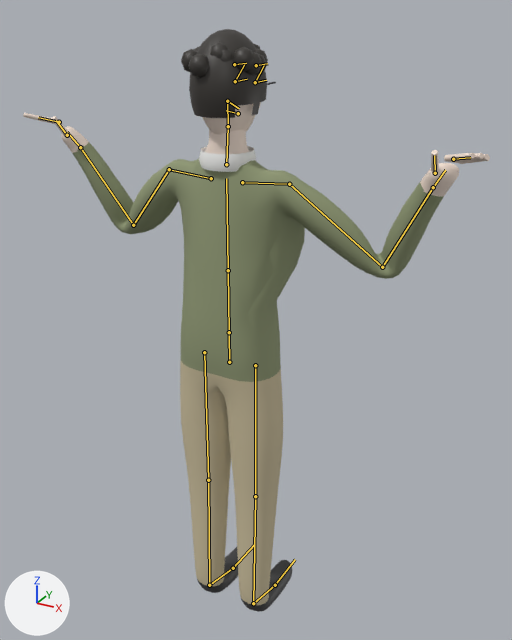
The glTF model characters/dale.glb, before and after one commit.
Rendered twice from a 50 mm camera at (0.903, -1.493, 1.804) aimed at (0.013, 0.125, 0.996). Arrows for +X, +Y and +Z are at lower left; the lights stay in place. The older version comes first. Both versions are drawn at frame 0 of the action 'arms_cross'; the numbers are the values there. The bones that change, and the others that lie on the model, are drawn over the model as lines.

Names of what the first picture shows: 'dale_Mesh'.
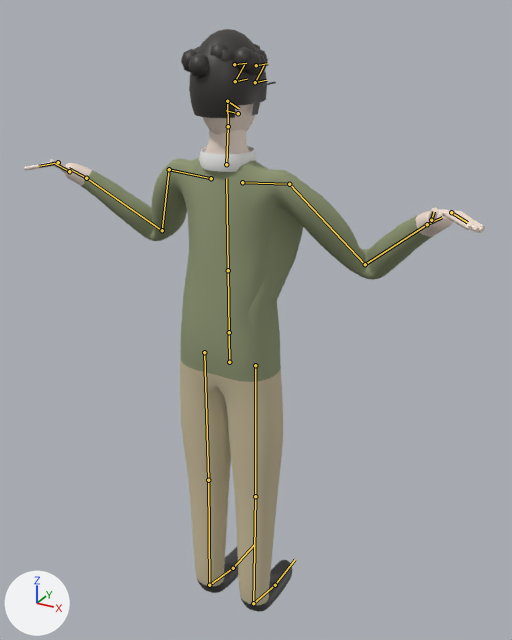
Scene script edits in JSON lines:
```json
{"block": "bone_upperarm_l", "where": "bone_upperarm_l = bpy.data.objects['Armature'].pose.bones['UpperArm.L']  # child of 'Shoulder.L'"}
{"op": "set", "path": "bone_upperarm_l.rotation_quaternion", "old": "(0.832, 0.229, -0.503, -0.052)", "new": "(0.772, 0.166, -0.578, -0.205)", "note": "degrees (48, -54, -33) -> degrees (61, -56, -64)"}
{"block": "bone_upperarm_r", "where": "bone_upperarm_r = bpy.data.objects['Armature'].pose.bones['UpperArm.R']  # child of 'Shoulder.R'"}
{"op": "set", "path": "bone_upperarm_r.rotation_quaternion", "old": "(0.832, 0.229, 0.503, 0.052)", "new": "(0.772, 0.166, 0.578, 0.205)", "note": "degrees (48, 54, 33) -> degrees (61, 56, 64)"}
```

Boxes (x1, y1, x2, y2) around the edits, measured in the pictures (512 x 640 px):
```json
{"object": "dale_Mesh", "change": "posed", "before": [23, 29, 490, 612], "after": [24, 29, 485, 612]}
{"bone": "UpperArm.L", "before": "(169, 169) to (133, 225)", "after": "(169, 169) to (162, 230)"}
{"bone": "UpperArm.R", "before": "(289, 184) to (382, 267)", "after": "(289, 184) to (365, 264)"}
```
